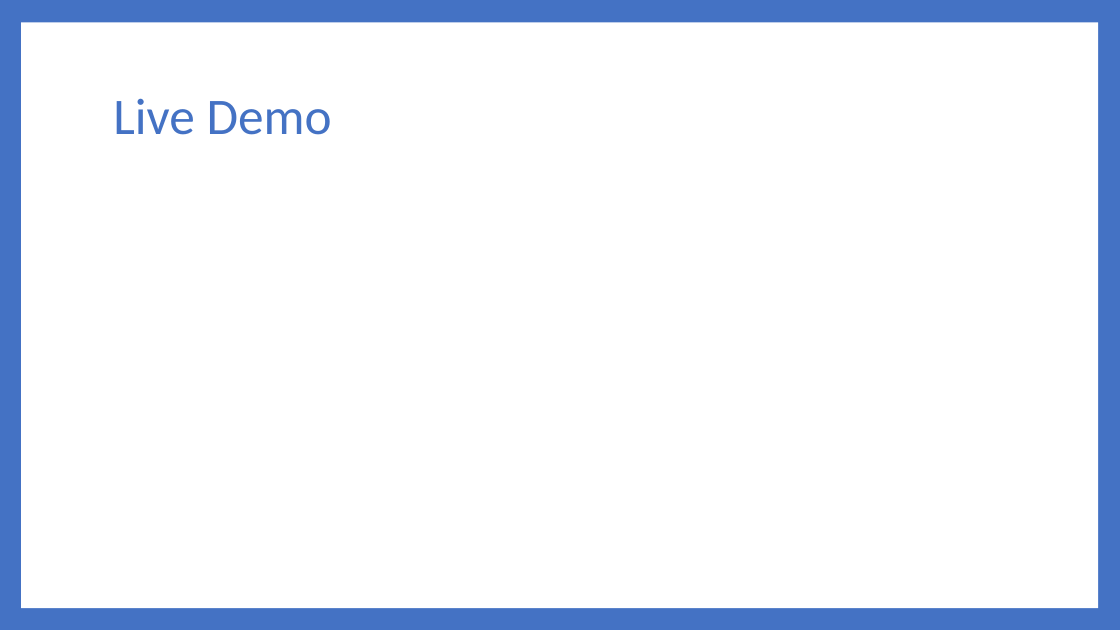
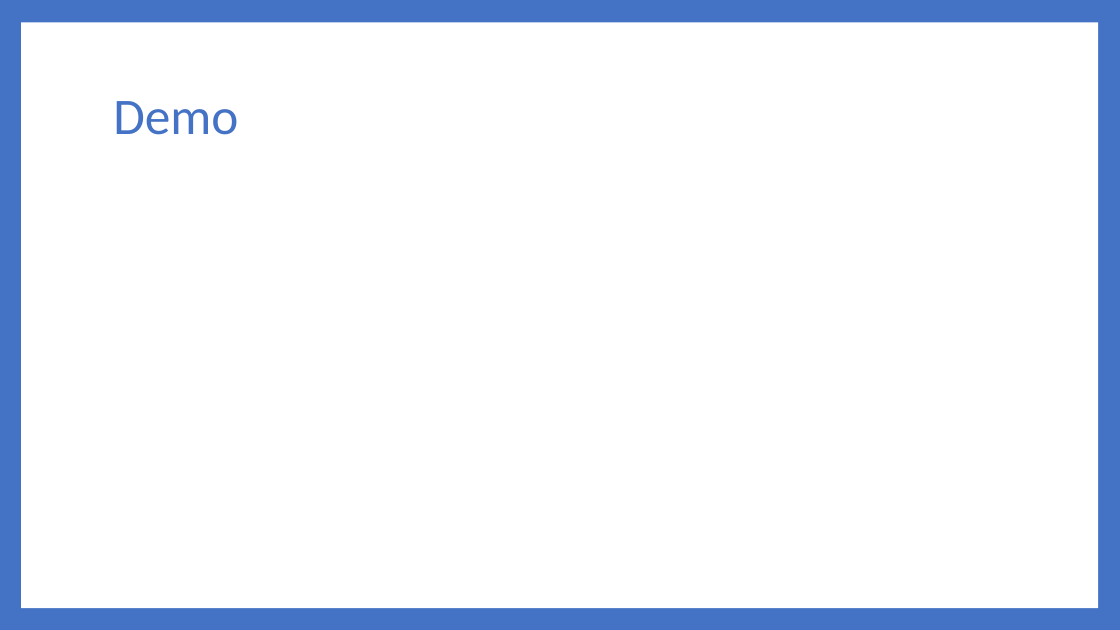
Before and after one commit to Dwaddle26/EncryptNotes, a slide deck: slide 12 of Phase 4 Documentation/Team_2_Presentation_4.pptx (slide 10 before the commit). Drawn at 1120x630 pixels with LibreOffice and Linux fonts; fonts in the diff are those of the drawing. Boxes give left, top, right and bottom in pixels: in the first picture for what was removed or moved away, otherwise in the second. Text is boxed around its words. In the diff, an @@ line names an element or a change of style, - is before the commit and + after.

```diff
--- a/Phase 4 Documentation/Team_2_Presentation_4.pptx
+++ b/Phase 4 Documentation/Team_2_Presentation_4.pptx
@@ title at bbox=[113, 101, 238, 135]: text changed @@
-Live Demo
+Demo
```
Also in this commit, not shown: 6 other slides changed, 4 slides added, 3 slides removed, 1 other file.
